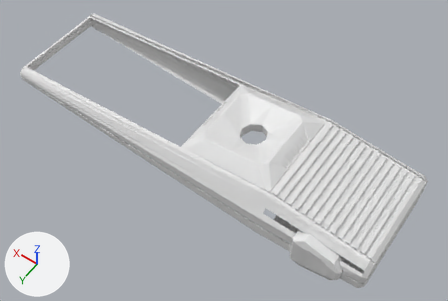
An edit to the Blender file wasabi/media_src/atari-7800-controller.blend, drawn before and after from the same camera.
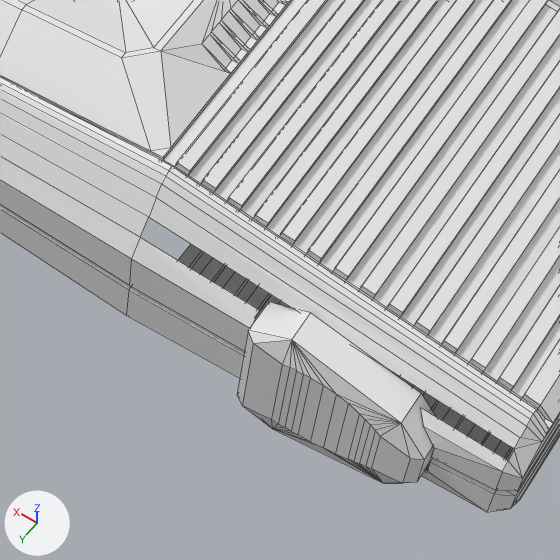
Each version is shown whole from a 50 mm camera at (-6.76, 12.36, 18.54) aimed at (1.86, 0.3, -0.42), then close up on the part from 50% to 84% of the width and 50% to 100% of the height. The axes (+X, +Y, +Z) are drawn at lower left. The lights are the same throughout. The close-ups show mesh edges as thin lines.
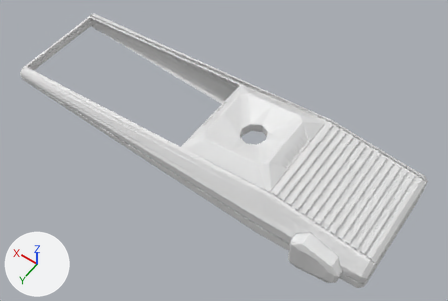
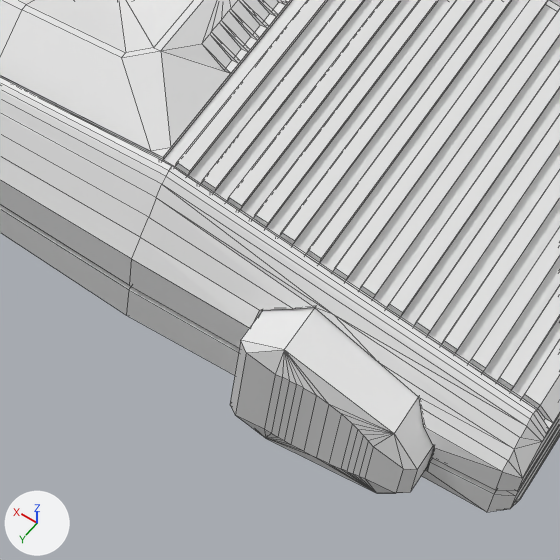
Location of each change, (x1, y1, x2, y2) in pixels of the close-ups (560 x 560 px; the box of a moved part takes in the faces that stretch with it):
'Plane', reshaped, moved
    before: (237, 302, 435, 483)
    after: (230, 307, 434, 493)
part 1 of me_circle, built on
    before: (149, 185, 526, 471)
    after: (140, 185, 526, 471)
part 2 of me_plane, moved or reshaped
    before: (249, 302, 435, 481)
    after: (241, 307, 434, 490)

The change in detail:
me_circle is used by ob_circle; location (0.0, 0.0, 0.0).
me_circle had 858 vertices, 821 faces and spanned x -5.2..10.9, y -2.6..2.6, z -1.3..1.6.
me_circle now has 946 vertices, 915 faces and spans x -5.2..10.9, y -2.6..2.6, z -1.3..1.6.
Part 1, on me_circle:
4 faces are deleted.
88 vertices are added at x -4.6..-2.4, y 2.0..2.5, z -0.9..0.9.
98 new faces join them.
me_plane has 46 vertices, 58 faces and spans x -0.93..0.92, y -0.78..0.84, z -0.42..0.02.
me_plane is used by ob_plane; location (-3.51, 2.7, -0.03); rotation (1.571, 0.0, 3.142), in degrees (90, 0, 180).
Before the commit, vertices of me_plane: 4 (-0.52, 0.84, -0.42) at pixel (310, 312), 5 (0.63, 0.61, -0.42) at pixel (421, 393), 8 (0.92, 0.25, -0.42), 9 (-0.93, 0.64, -0.42) at pixel (269, 301), 36 (-0.93, -0.57, -0.42).
Before the commit, vertices of me_plane: 37 (0.92, -0.19, -0.42), 40 (0.63, -0.54, -0.42), 41 (-0.52, -0.78, -0.42).
Part 2, on me_plane:
Vertices 4, 5, 8, 9, 36, 37, 40, 41 of me_plane move by (0.0, 0.0, -0.53).
Object 'Plane' (ob_plane) moves from (-3.51, 2.7, -0.03) to (-3.51, 2.82, -0.03).
